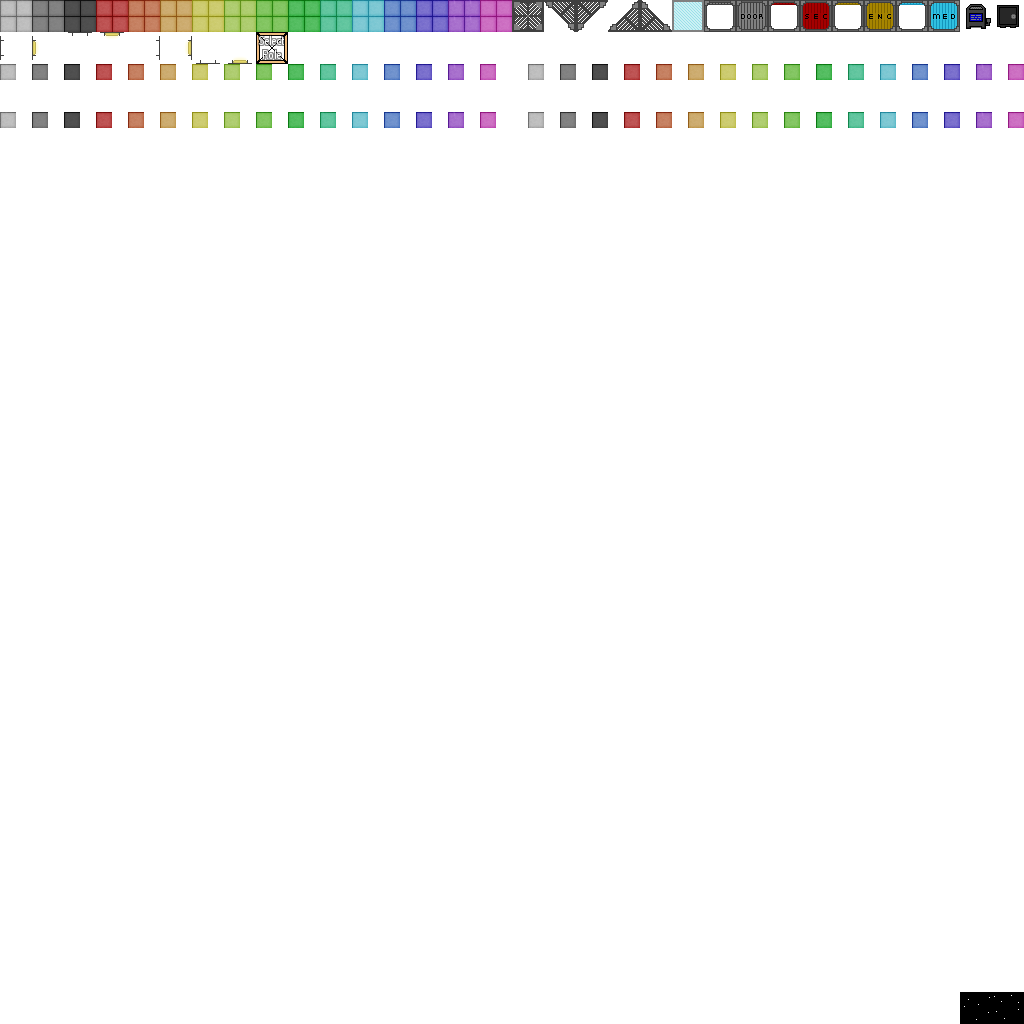
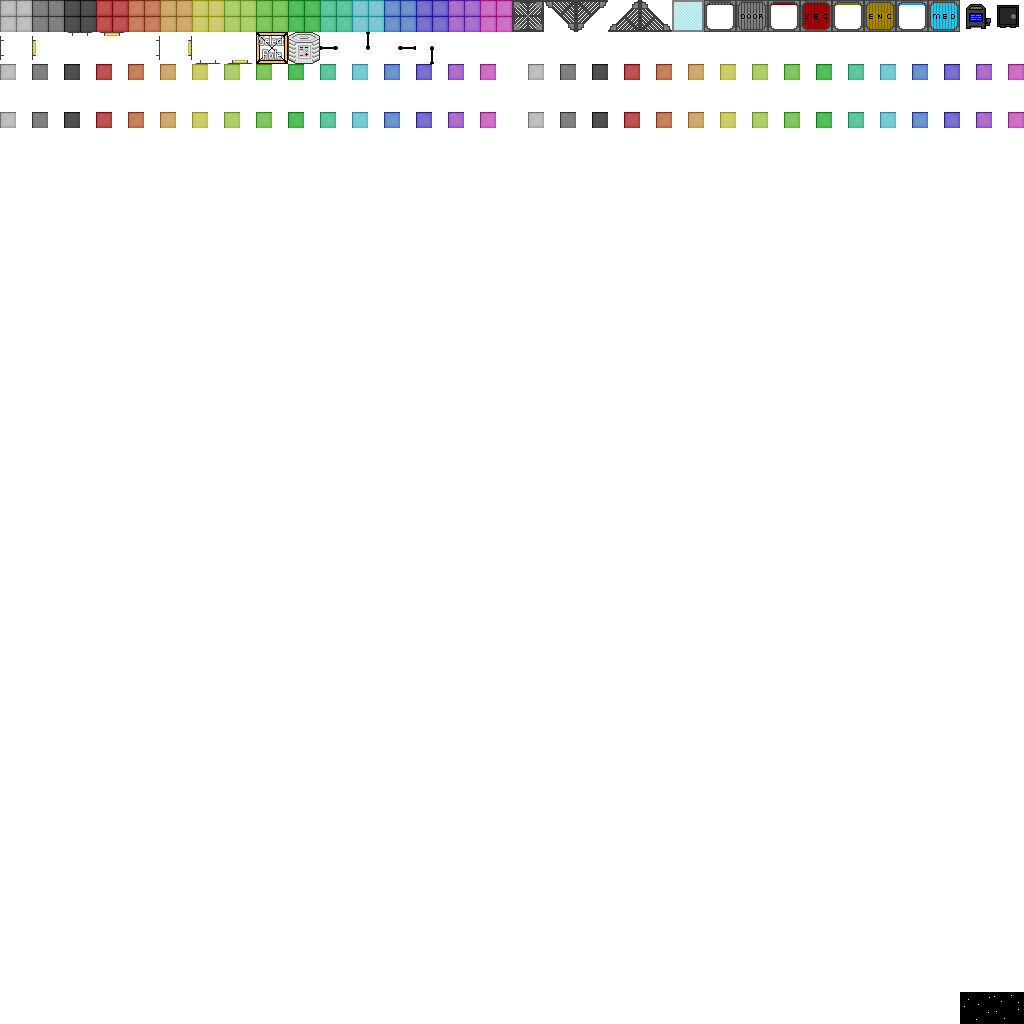
Revision of a layered w=1024, h=1024 image; what changed, layer by layer:
added layer "45" above "44" over (430, 46, 434, 64)
added layer "44" above "43" over (398, 46, 416, 50)
added layer "43" above "42" over (366, 32, 370, 50)
added layer "42" above "41" over (320, 46, 338, 50)
added layer "41" above "40" over (288, 32, 320, 64)
